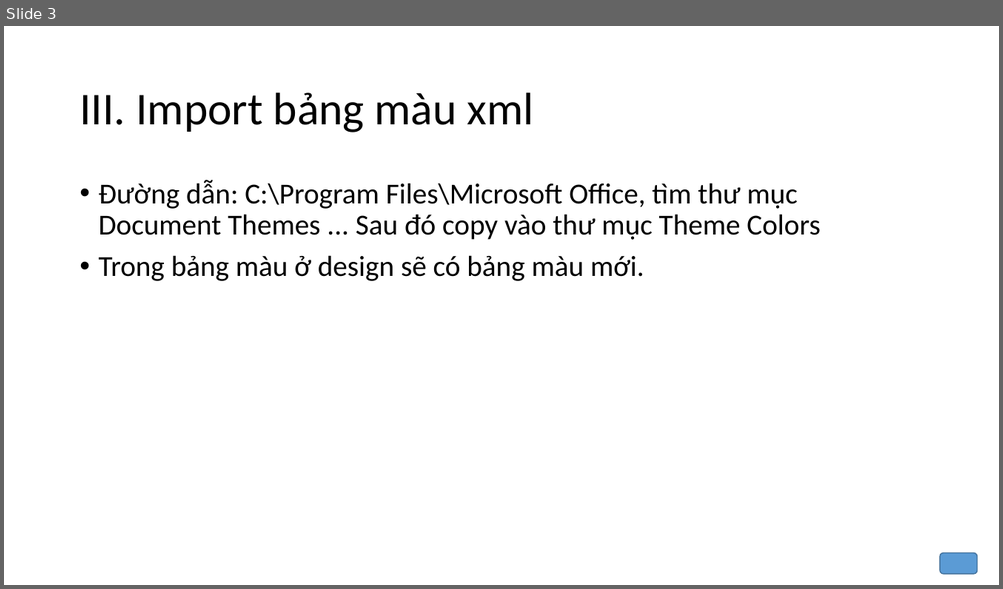
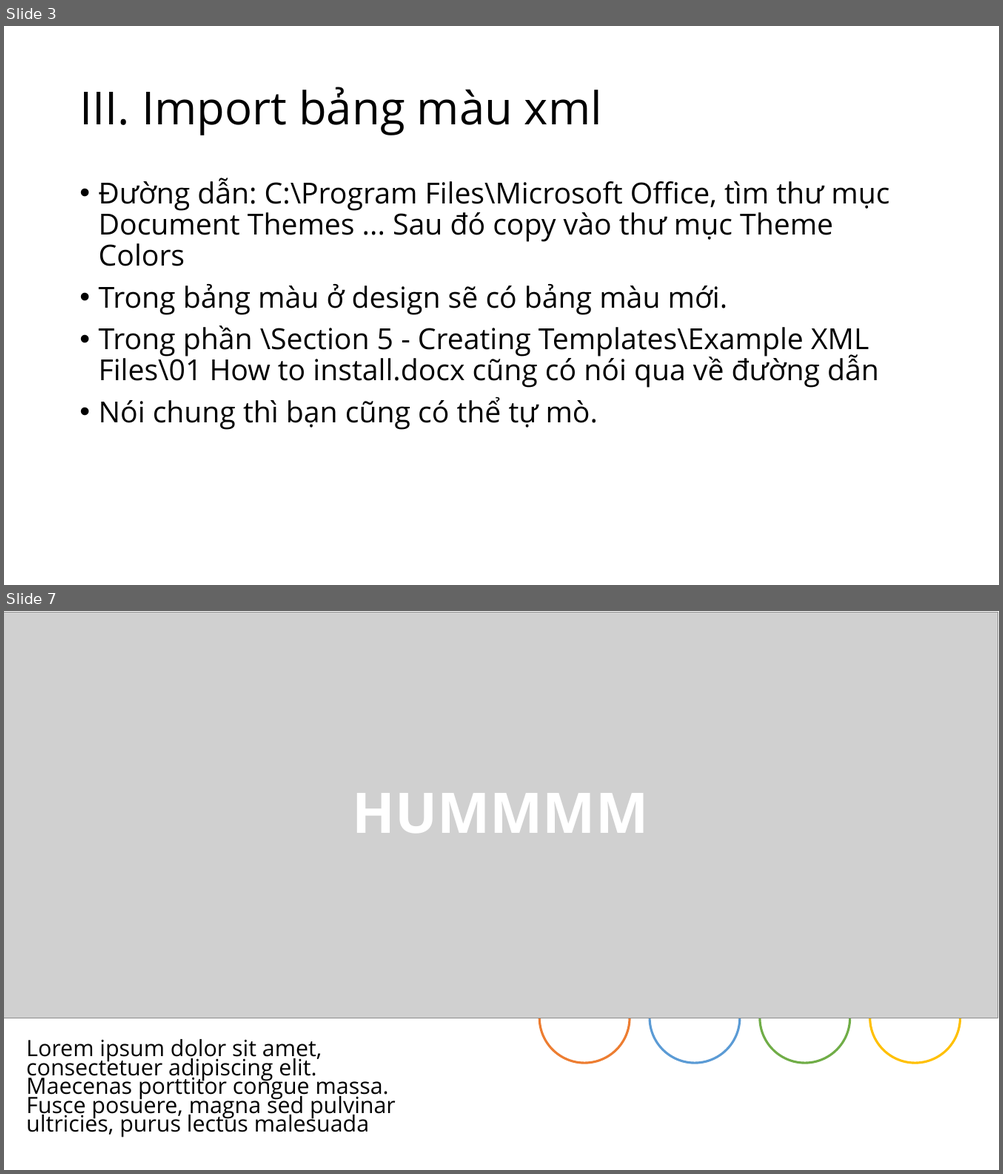
Before and after one commit to tranthanhbinh2603/PPTmasterclassV6_Powerpoint_from_A_to_Z, a slide deck: Section 5 - Creating Templates/Learning.pptx. Shown one above the other, each under a label of ours: slide 3 before the commit, slides 3 and 7 after it; the slides between them are not shown. The pictures are 1003x589 and 1003x1174 pixels, drawn with LibreOffice and Linux fonts; fonts in the diff are those of the drawing; grey boxes stand for pictures. Boxes give left, top, right and bottom in pixels: in the first picture for what was removed or moved away, otherwise in the second. Text is boxed around its words. In the diff, an @@ line names an element or a change of style, - is before the commit and + after.

```diff
--- a/Section 5 - Creating Templates/Learning.pptx
+++ b/Section 5 - Creating Templates/Learning.pptx
@@ slide 7 added at [4, 611, 999, 1170], background #FFFFFF @@
@@ picture added at [4, 612, 998, 1019] @@
@@ text added at [353, 793, 649, 833], 54 pt, text #FFFFFF, bold @@
+HUMMMM
@@ ellipse added at [539, 973, 629, 1063], fill #FFFFFF, outline #ED7D31 2.25 pt @@
@@ ellipse added at [649, 973, 740, 1063], fill #FFFFFF, outline #5B9BD5 2.25 pt @@
@@ ellipse added at [760, 973, 850, 1063], fill #FFFFFF, outline #70AD47 2.25 pt @@
@@ ellipse added at [870, 973, 960, 1063], fill #FFFFFF, outline #FFC000 2.25 pt @@
@@ text added at [26, 1039, 395, 1138], 21.7 pt, text #000000 @@
+Lorem ipsum dolor sit amet, consectetuer adipiscing elit. Maecenas porttitor congue massa. Fusce posuere, magna sed pulvinar ultricies, purus lectus malesuada
@@ slide 3 changed as well @@
@@ title "III. Import bảng màu xml" at [79, 87, 602, 136]: font Calibri to Open Sans @@
@@ text at [99, 178, 889, 315]: font Calibri to Open Sans in "Đường dẫn: C:\Program Files\Microsoft Office, tìm thư ...", "Trong bảng màu ở design sẽ có ..." @@
@@ text at [99, 326, 879, 430]: paragraphs added @@
+• Trong phần \Section 5 - Creating Templates\Example XML Files\01 How to install.docx cũng có nói qua về đường dẫn
+• Nói chung thì bạn cũng có thể tự mò.
@@ rounded rectangle removed at [939, 554, 977, 574] @@
```
Also in this commit, not shown: 2 other slides changed, 6 other slides added, 2 other files.
